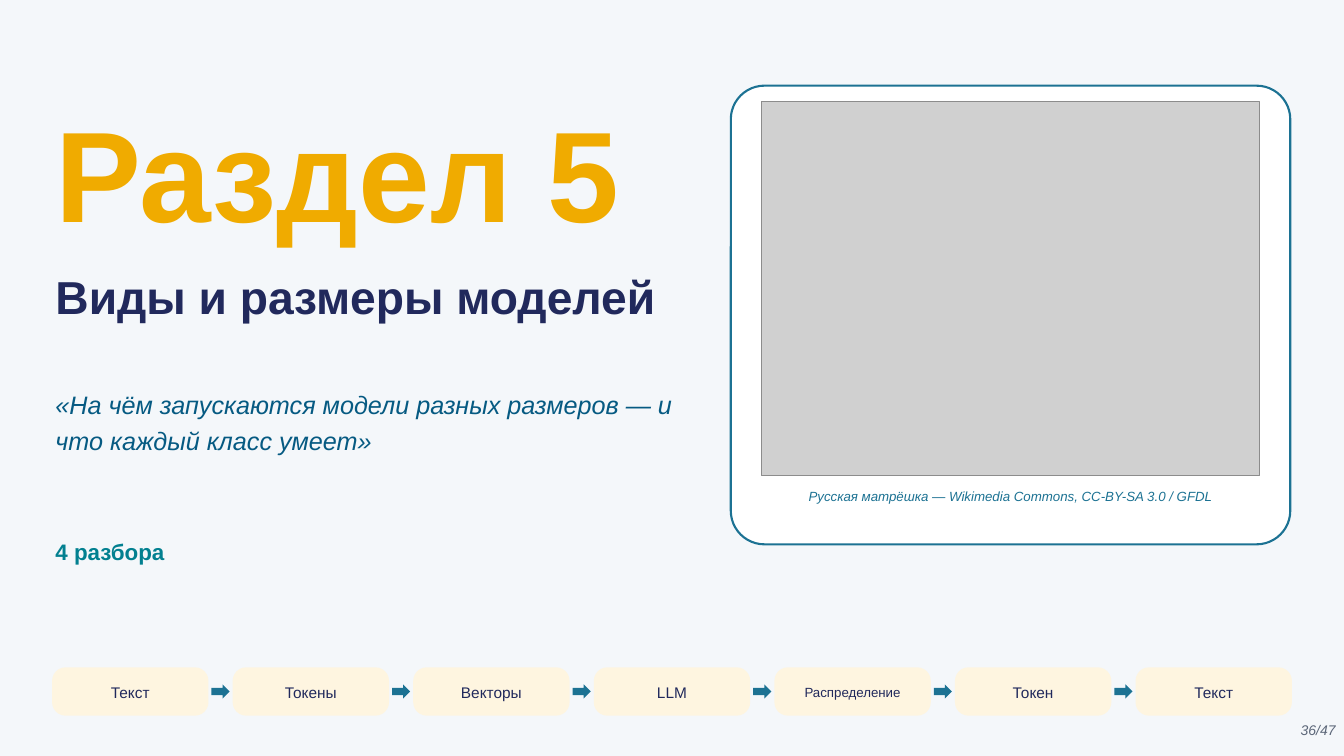
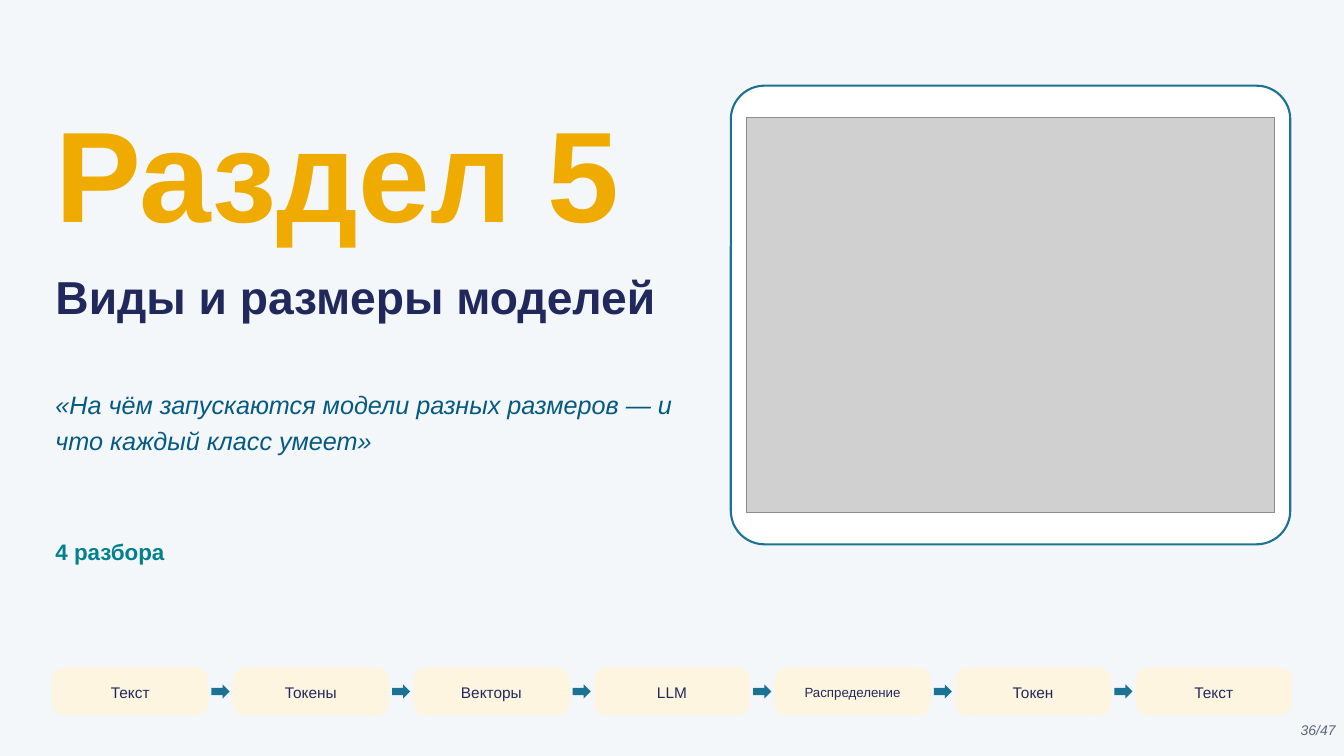
Before and after one commit to tellina-study/AI-usage-lessons, a slide deck: slide 36 of library/lectures/lec-02/rendered/lec-02.pptx. Drawn at 1344x756 pixels with LibreOffice and Linux fonts; fonts in the diff are those of the drawing; grey boxes stand for pictures. Boxes give left, top, right and bottom in pixels: in the first picture for what was removed or moved away, otherwise in the second. Text is boxed around its words. In the diff, an @@ line names an element or a change of style, - is before the commit and + after.

```diff
--- a/library/lectures/lec-02/rendered/lec-02.pptx
+++ b/library/lectures/lec-02/rendered/lec-02.pptx
@@ picture: place and size @@
-picture at [761, 102, 1260, 476]
+picture at [747, 117, 1274, 512]
@@ text removed at [809, 491, 1212, 504] @@
-Русская матрёшка — Wikimedia Commons, CC-BY-SA 3.0 / GFDL
```
Also in this commit, not shown: 9 other slides changed, 22 other files.
